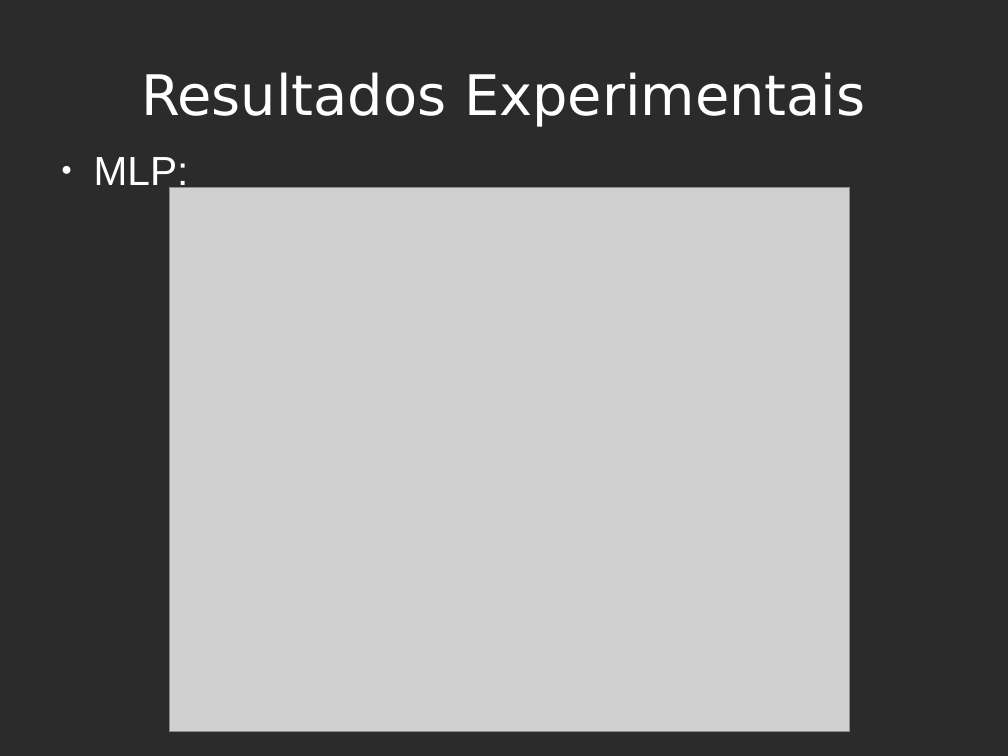
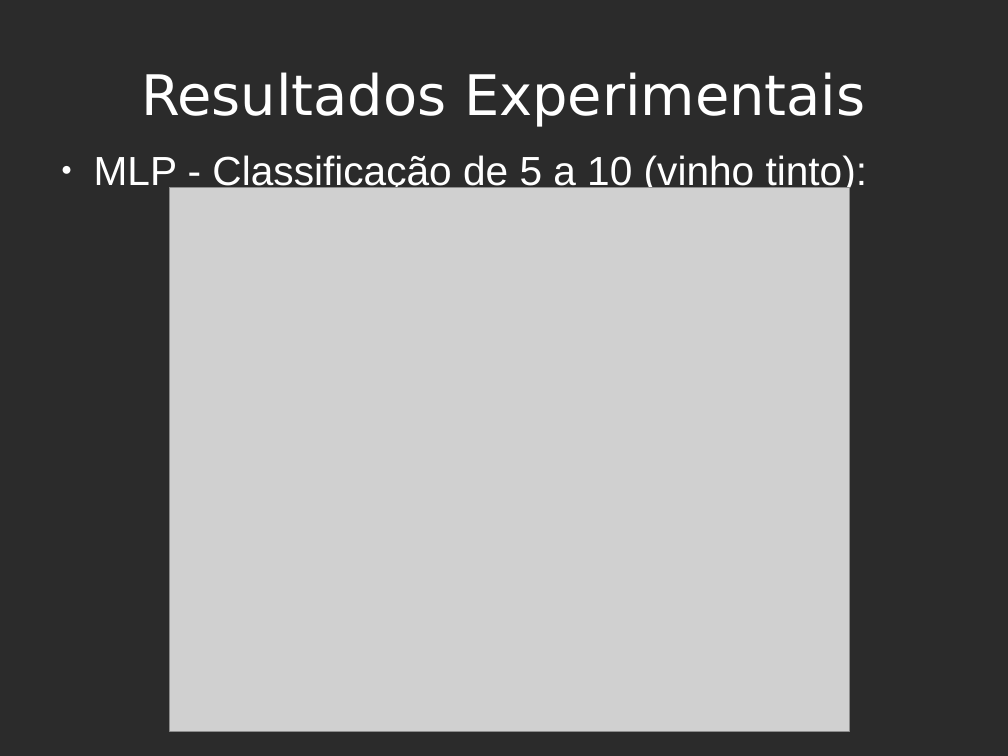
Before and after one commit to sdkgit123/RNA-atv3, a slide deck: slide 13 of RNA-apresentacao.odp. Drawn at 1008x756 pixels with LibreOffice and Linux fonts; fonts in the diff are those of the drawing; grey boxes stand for pictures; background and template pictures are left out; a plain dark background stands for a picture behind light text. Boxes give left, top, right and bottom in pixels: in the first picture for what was removed or moved away, otherwise in the second. Text is boxed around its words. In the diff, an @@ line names an element or a change of style, - is before the commit and + after.

```diff
--- a/RNA-apresentacao.odp
+++ b/RNA-apresentacao.odp
@@ text at <box>94,155,868,193</box>: text changed @@
-● MLP:
+● MLP - Classificação de 5 a 10 (vinho tinto):
```
Also in this commit, not shown: 10 other slides changed, 9 slides added, 1 other file.
